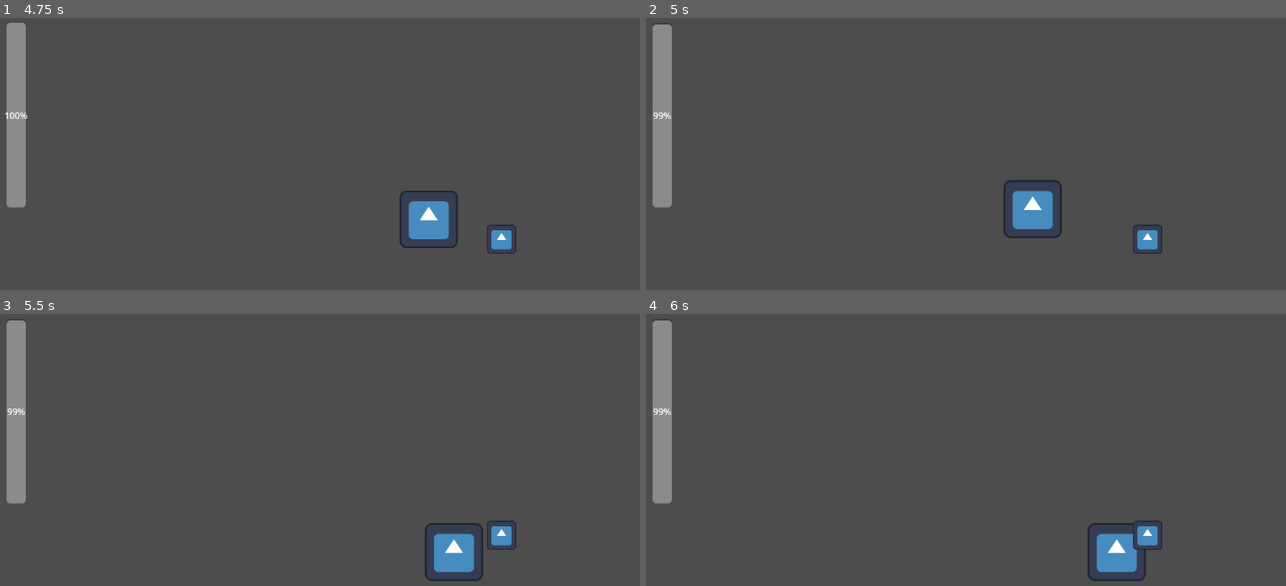
Above: before the commit, frames 1-4 (two rows, left to right).
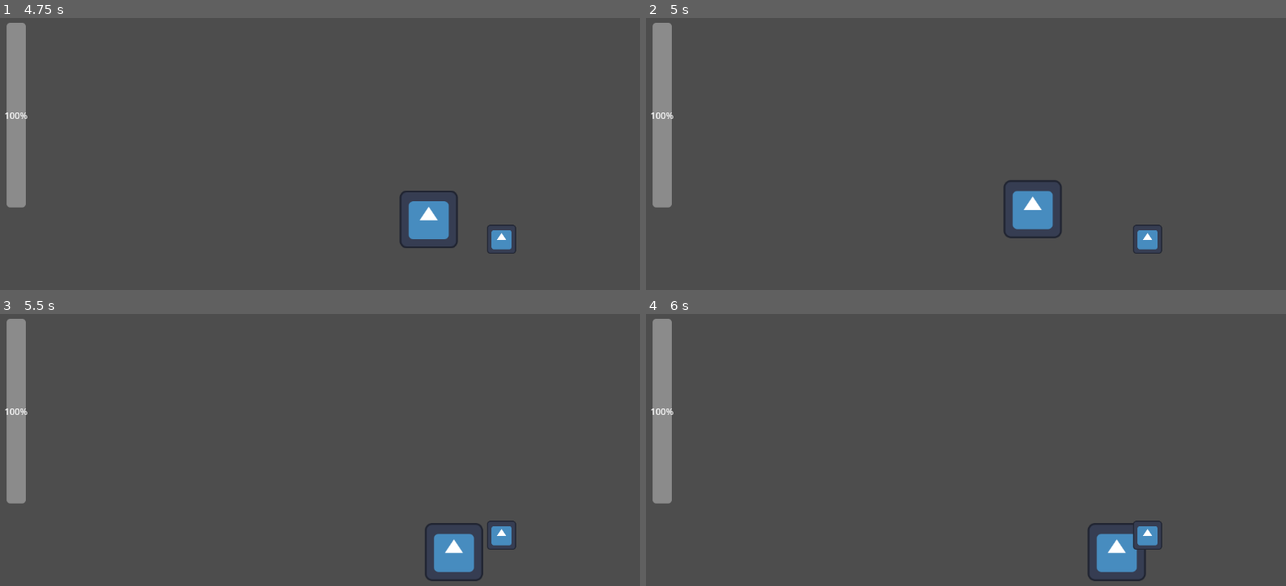
Above: after the commit, the same moments.

Repository: Sunerloger/mask-of-madness
Game: Godot game, scene res://scenes/main.tscn
Same seed, same stepped clock (60 frames per second), same inputs: the game is played once before the commit and once after it. The engine's default icon, where the game draws it, is replaced by a stand-in: a white triangle on a blue panel in a dark square.
Inputs:
- Up to frame 1 (4.75 s): tap Enter (ui_accept) at 0.5, 0.77, 1.52, 3.02, 3.77, 4.52 s; hold D (Right) 0.53-2.03 s; hold A (Left) 2.03-2.78 s; hold D (Right) 2.78-4.28 s; hold A (Left) from 4.28 s (still down)
- Up to frame 2 (5 s): keep holding A (Left)
- Up to frame 3 (5.5 s): release A (Left) at 5.03 s; hold D (Right) from 5.03 s (still down)
- Up to frame 4 (6 s): release D (Right) at 5.78 s; hold A (Left) from 5.78 s (still down)

Frame 1 is identical in both runs. In frame 2, less than 0.1% of the frame differs, in the area x 0-5%, y 1-38%; in frame 3, less than 0.1%; in frame 4, less than 0.1%.

Commit message:
feat: better sanity architecture

Diff:
--- a/assets/main.gd
+++ b/assets/main.gd
@@ -1,4 +1 @@
 extends Node2D
-
-func _on_timer_timeout() -> void:
-	Global.OnSanityChange.emit(-1)
--- a/assets/scripts/pickup.gd
+++ b/assets/scripts/pickup.gd
@@ -12,4 +12,6 @@
 
 
 func _on_body_entered(body: Node2D) -> void:
-	Global.OnSanityChange.emit(5)
+	if body.is_in_group("player"):
+		var sanity = body.get_node("Sanity")
+		sanity.change_sanity(5)
--- a/assets/scripts/player.gd
+++ b/assets/scripts/player.gd
@@ -3,17 +3,13 @@
 const SPEED = 300.0
 const JUMP_VELOCITY = -400.0
 
-func checkSanityChange(new_sanity: float):
-	Global.OnSanityChange.emit(new_sanity)
+func _ready() -> void:
+	add_to_group("player")
 
 func _physics_process(delta: float) -> void:
 	# Add the gravity.
 	if not is_on_floor():
 		velocity += get_gravity() * delta
-
-	var sanity = 2
-
-	# checkSanityChange(sanity)
 
 	# Handle jump.
 	if Input.is_action_just_pressed("ui_accept") and is_on_floor():
--- a/assets/scripts/progress_bar.gd
+++ b/assets/scripts/progress_bar.gd
@@ -3,5 +3,5 @@
 func _ready() -> void:
 	Global.OnSanityChange.connect(changeSanityDisplay)
 
-func changeSanityDisplay(sanityChange: float):
-	value += sanityChange
+func changeSanityDisplay(newSanity: float):
+	value = newSanity
--- a/scenes/main.tscn
+++ b/scenes/main.tscn
@@ -24,10 +24,5 @@
 
 [node name="UI" parent="." unique_id=87986574 instance=ExtResource("2_0wfyh")]
 
-[node name="Timer" type="Timer" parent="." unique_id=2093164933]
-autostart = true
-
 [node name="Pickup" parent="." unique_id=707575940 instance=ExtResource("4_jyhfs")]
 position = Vector2(905, 501)
-
-[connection signal="timeout" from="Timer" to="." method="_on_timer_timeout"]
--- a/scenes/player.tscn
+++ b/scenes/player.tscn
@@ -2,6 +2,7 @@
 
 [ext_resource type="Texture2D" uid="uid://cb0e6vgpl6fbo" path="res://assets/sprites/icon.svg" id="1_3vyb7"]
 [ext_resource type="Script" uid="uid://8wqx3vp0usx3" path="res://assets/scripts/player.gd" id="1_g2els"]
+[ext_resource type="Script" uid="uid://0wlmsj18u6vt" path="res://scenes/sanity.gd" id="3_qhqgy"]
 
 [sub_resource type="RectangleShape2D" id="RectangleShape2D_g2els"]
 
@@ -15,3 +16,11 @@
 [node name="CollisionShape2D" type="CollisionShape2D" parent="." unique_id=2135537738]
 scale = Vector2(5, 5)
 shape = SubResource("RectangleShape2D_g2els")
+
+[node name="Sanity" type="Node2D" parent="." unique_id=585991065]
+script = ExtResource("3_qhqgy")
+
+[node name="Timer" type="Timer" parent="Sanity" unique_id=910753701]
+autostart = true
+
+[connection signal="timeout" from="Sanity/Timer" to="Sanity" method="_on_timer_timeout"]
--- /dev/null
+++ b/scenes/sanity.gd
@@ -0,0 +1,21 @@
+extends Node2D
+
+var _sanity = 100
+
+func _update_sanity_ui():
+	Global.OnSanityChange.emit(_sanity)
+
+func get_sanity():
+	return _sanity
+
+func set_sanity(newSanity: float):
+	_sanity = newSanity
+	_update_sanity_ui()
+
+func change_sanity(sanityChange: float):
+	_sanity += sanityChange
+	_update_sanity_ui()
+
+
+func _on_timer_timeout() -> void:
+	change_sanity(-1)
Not shown, added: scenes/sanity.gd.uid
